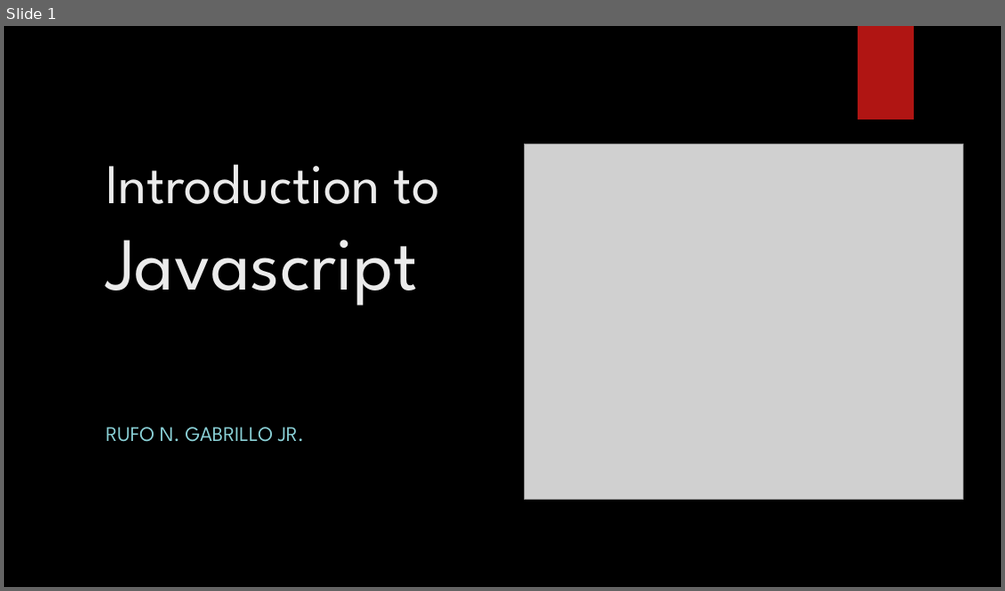
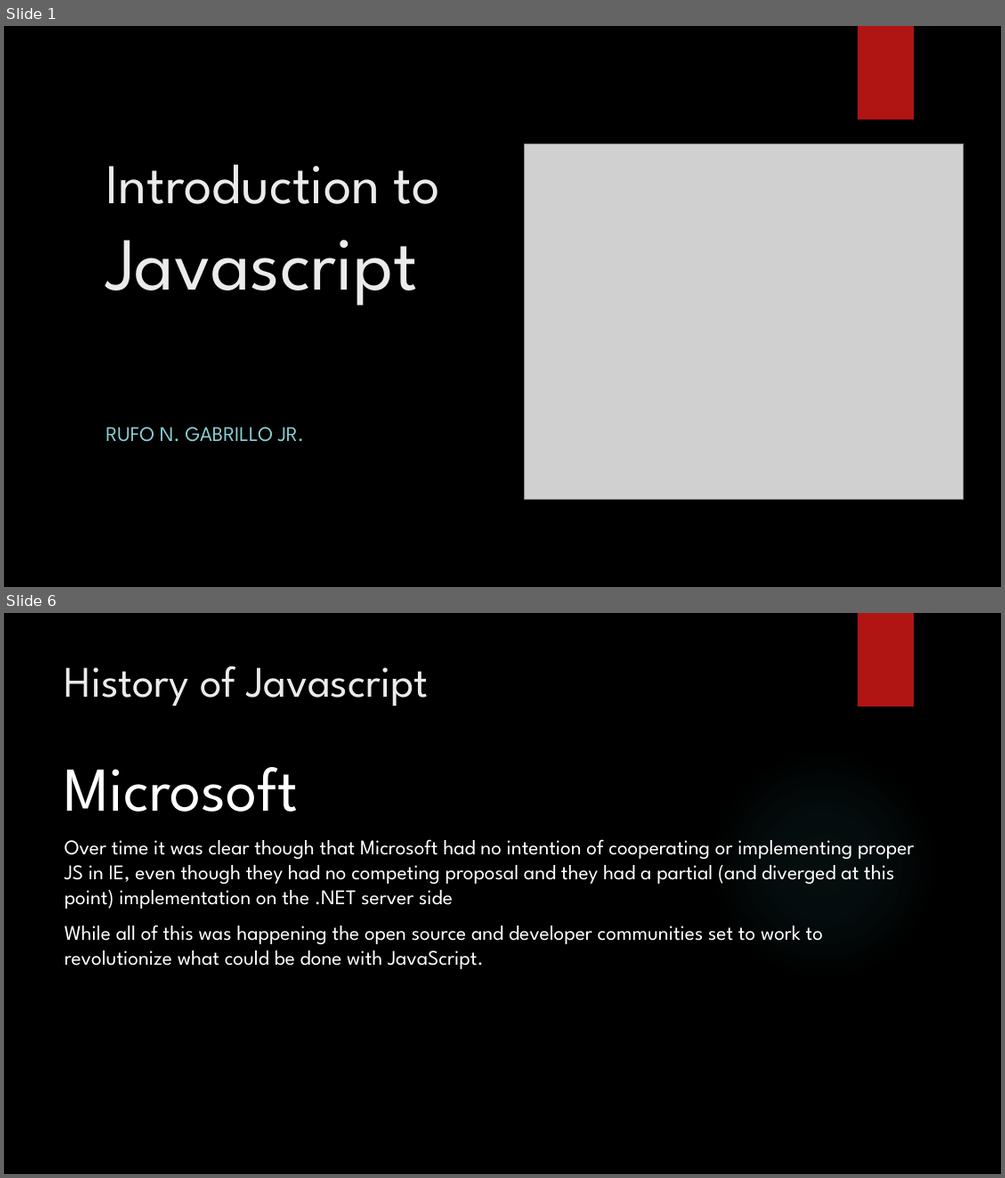
Before and after one commit to jrGabrillo/HelloWorld, a slide deck: 1. introduction to javascript.pptx. Shown one above the other, each under a label of ours: slide 1 before the commit, slides 1 and 6 after it; the slides between them are not shown. The pictures are 1005x591 and 1005x1178 pixels, drawn with LibreOffice and Linux fonts; fonts in the diff are those of the drawing; grey boxes stand for pictures; background and template pictures are left out. Boxes give left, top, right and bottom in pixels: in the first picture for what was removed or moved away, otherwise in the second. Text is boxed around its words. In the diff, an @@ line names an element or a change of style, - is before the commit and + after.

```diff
--- a/1. introduction to javascript.pptx
+++ b/1. introduction to javascript.pptx
@@ slide 6 added at bbox=[4, 613, 1001, 1174], background picture (left out); not listed: 1 template element that a slide beside it also shows @@
@@ title added at bbox=[65, 666, 428, 706], 42 pt, text #EBEBEB @@
+History of Javascript
@@ text added at bbox=[65, 767, 914, 969], 20 pt, text #FFFFFF @@
+Microsoft
+Over time it was clear though that Microsoft had no intention of cooperating or implementing proper JS in IE, even though they had no competing proposal and they had a partial (and diverged at this point) implementation on the .NET server side
+While all of this was happening the open source and developer communities set to work to revolutionize what could be done with JavaScript.
@@ ellipse added at bbox=[708, 750, 938, 981], fill gradient #50B9C1 @@
```
Also in this commit, not shown: 1 slide changed, 42 other slides added, 2 slides removed, 9 other files.
